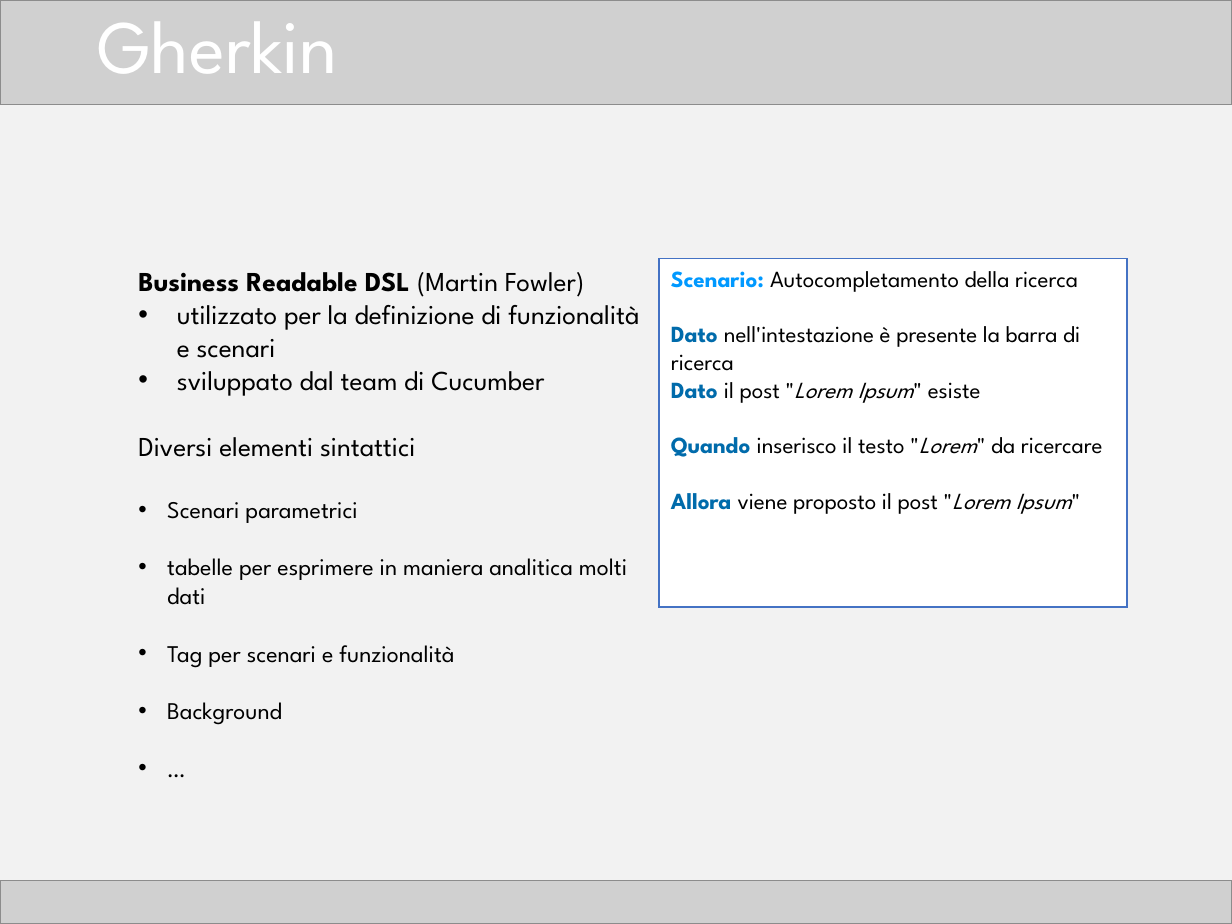
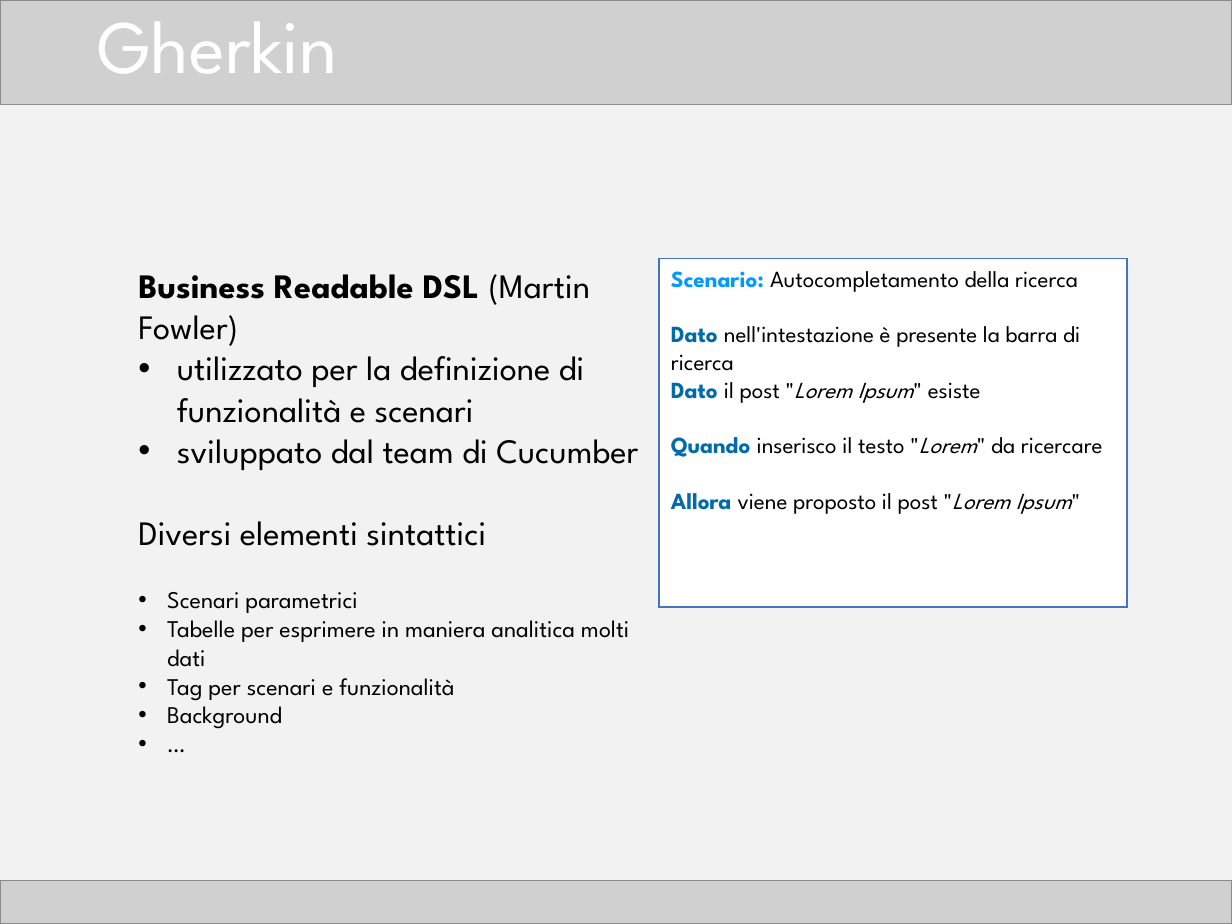
Before and after one commit to TTia/xblog-thesis, a slide deck: slide 14 of Presentazione.pptx. Drawn at 1232x924 pixels with LibreOffice and Linux fonts; fonts in the diff are those of the drawing; grey boxes stand for pictures. Boxes give left, top, right and bottom in pixels: in the first picture for what was removed or moved away, otherwise in the second. Text is boxed around its words. In the diff, an @@ line names an element or a change of style, - is before the commit and + after.

```diff
--- a/Presentazione.pptx
+++ b/Presentazione.pptx
@@ text at (138, 274, 638, 546): size 16 to 20 pt in "Business Readable DSL (Martin Fowler)", "utilizzato per la definizione di funzionalità e ...", "sviluppato dal team di Cucumber", "Diversi elementi sintattici" @@
@@ text at (167, 620, 629, 667): text changed @@
-• tabelle per esprimere in maniera analitica molti dati
+• Tabelle per esprimere in maniera analitica molti dati
```
Also in this commit, not shown: 13 other slides changed.
